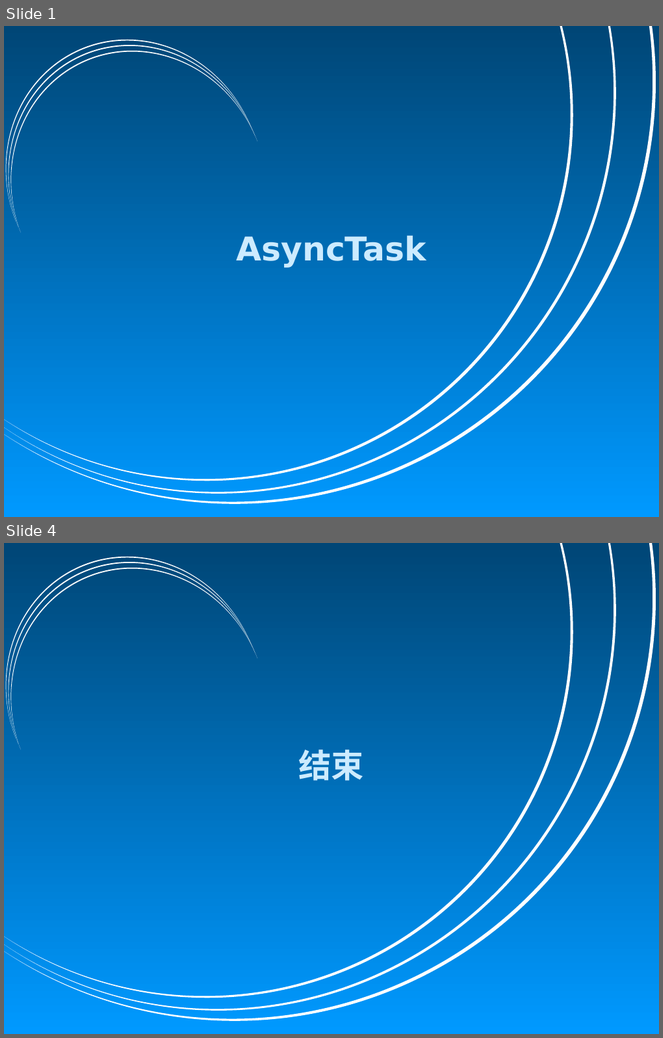
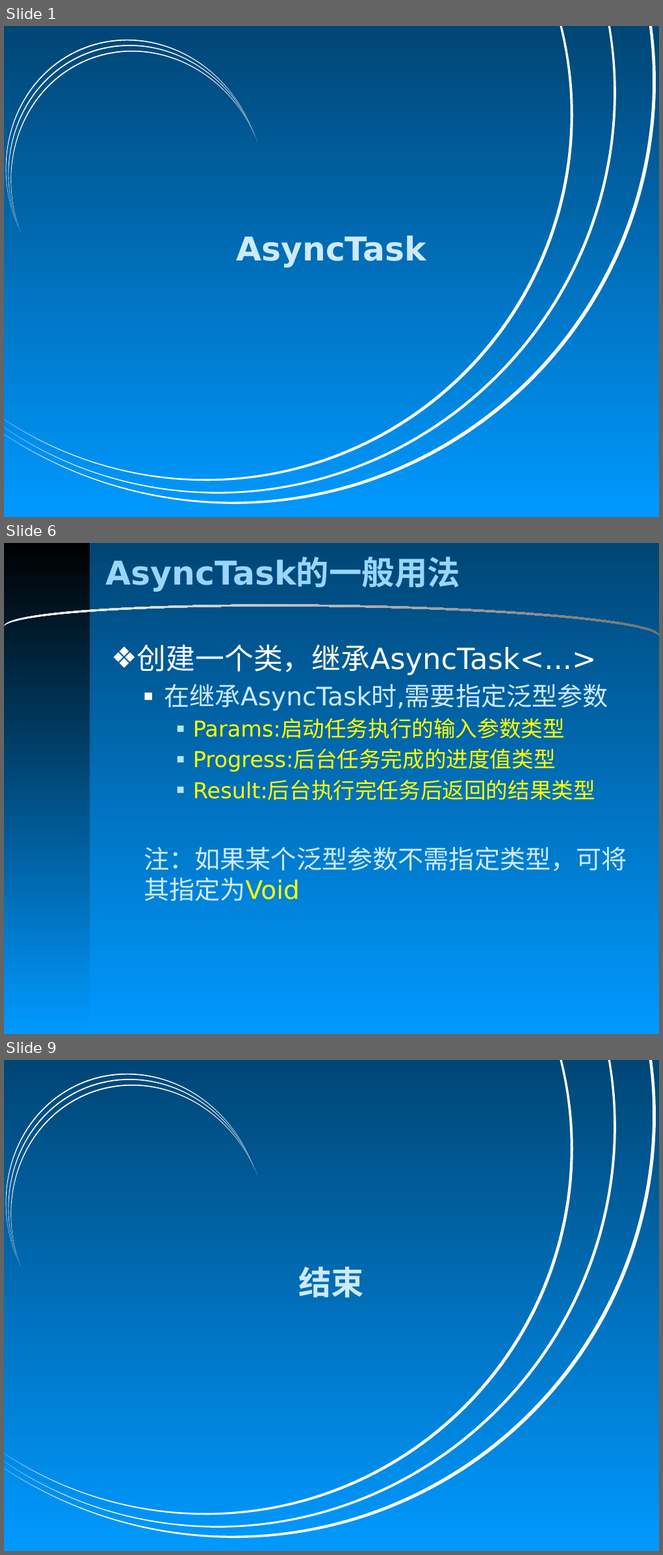
Before and after one commit to CiLiNet-Android/courseware, a slide deck: Android异步通信/AsyncTask/AsyncTask.pptx. Shown one above the other, each under a label of ours: slides 1 and 4 before the commit, slides 1, 6 and 9 after it; the slides between them are not shown. The pictures are 663x1038 and 663x1555 pixels, drawn with LibreOffice and Linux fonts; fonts in the diff are those of the drawing; background and template pictures are left out. Boxes give left, top, right and bottom in pixels: in the first picture for what was removed or moved away, otherwise in the second. Text is boxed around its words. In the diff, an @@ line names an element or a change of style, - is before the commit and + after.

```diff
--- a/Android异步通信/AsyncTask/AsyncTask.pptx
+++ b/Android异步通信/AsyncTask/AsyncTask.pptx
@@ slide 6 added at (x1=4, y1=543, x2=659, y2=1034), background gradient #006DB6 to #0099FF @@
@@ rectangle added at (x1=4, y1=543, x2=90, y2=1034), fill gradient #000000 to #0099FF @@
@@ title added at (x1=106, y1=558, x2=460, y2=592), 36 pt, text #99D6FF, bold @@
+AsyncTask的一般用法
@@ moon added at (x1=4, y1=600, x2=659, y2=635), fill gradient #F8F8F8 to #737373 @@
@@ text added at (x1=137, y1=644, x2=627, y2=901), 24 pt, text #FFFF00 @@
+❖ 创建一个类，继承AsyncTask<...>
+  ■ 在继承AsyncTask时,需要指定泛型参数
+    ■ Params:启动任务执行的输入参数类型
+    ■ Progress:后台任务完成的进度值类型
+    ■ Result:后台执行完任务后返回的结果类型
+  注：如果某个泛型参数不需指定类型，可将其指定为Void
@@ what was slide 4 is now slide 9 @@
```
Also in this commit, not shown: 2 slides changed, 4 other slides added, 38 other files.
